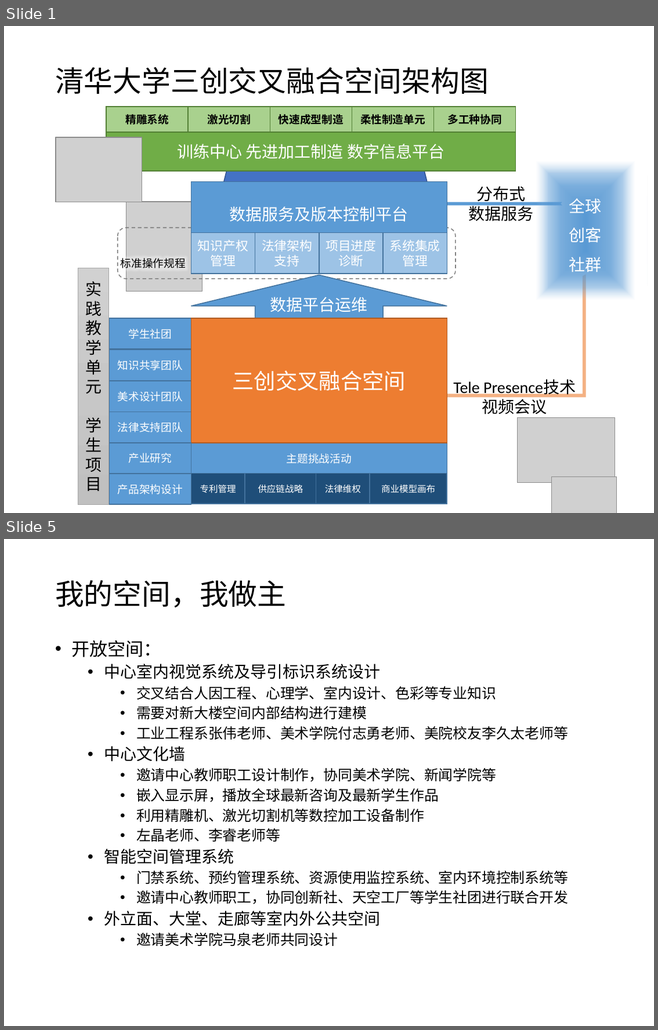
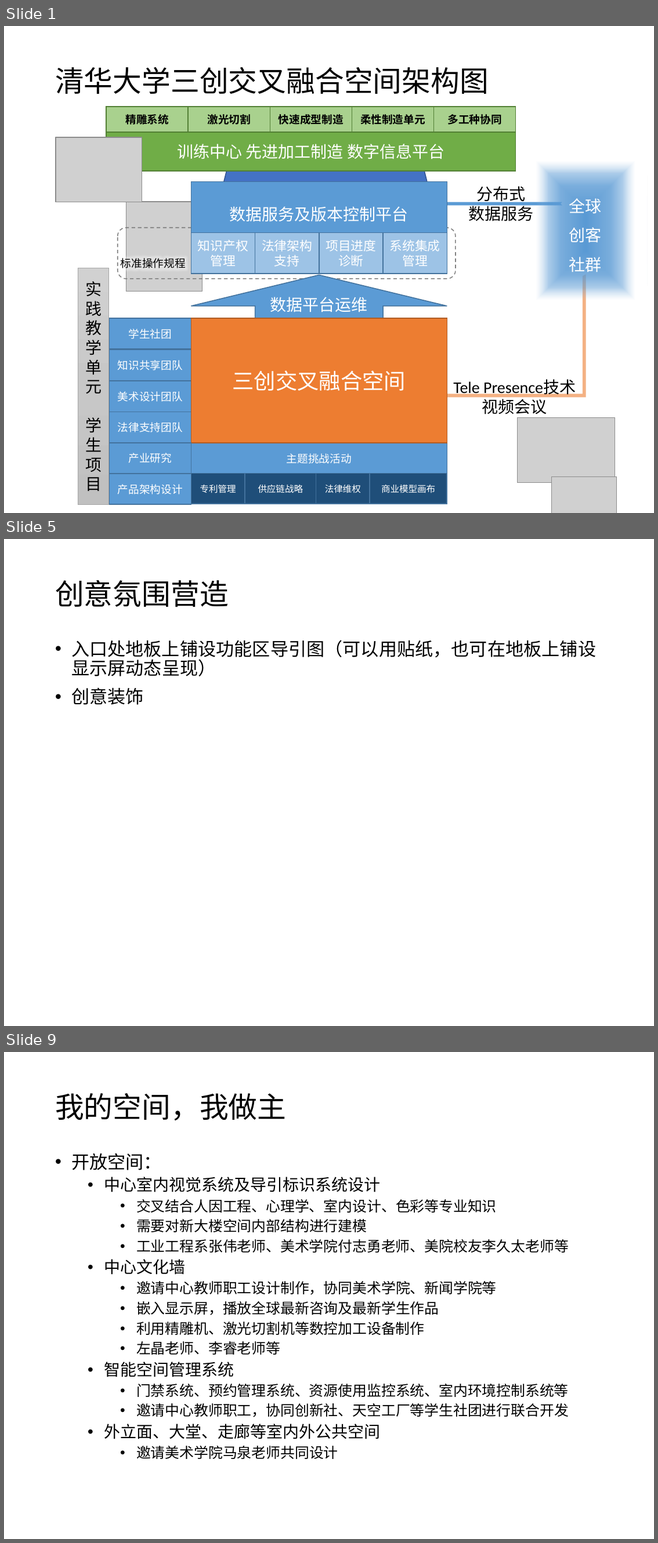
Before and after one commit to woodyme/i.center_my_workzone, a slide deck: 训练中心创客交叉融合空间建设/doc/创客融合空间运行模式.pptx. Shown one above the other, each under a label of ours: slides 1 and 5 before the commit, slides 1, 5 and 9 after it; the slides between them are not shown. The pictures are 658x1030 and 658x1543 pixels, drawn with LibreOffice and Linux fonts; fonts in the diff are those of the drawing; grey boxes stand for pictures. Boxes give left, top, right and bottom in pixels: in the first picture for what was removed or moved away, otherwise in the second. Text is boxed around its words. In the diff, an @@ line names an element or a change of style, - is before the commit and + after.

```diff
--- a/训练中心创客交叉融合空间建设/doc/创客融合空间运行模式.pptx
+++ b/训练中心创客交叉融合空间建设/doc/创客融合空间运行模式.pptx
@@ slide 5 added at [4,539,654,1026], background #FFFFFF @@
@@ title added at [55,580,228,607], 32 pt, text #000000 @@
+创意氛围营造
@@ text added at [71,640,596,705], 20 pt, text #000000 @@
+• 入口处地板上铺设功能区导引图（可以用贴纸，也可在地板上铺设显示屏动态呈现）
+• 创意装饰
@@ what was slide 5 is now slide 9 @@
```
Also in this commit, not shown: 2 slides changed, 3 other slides added.
